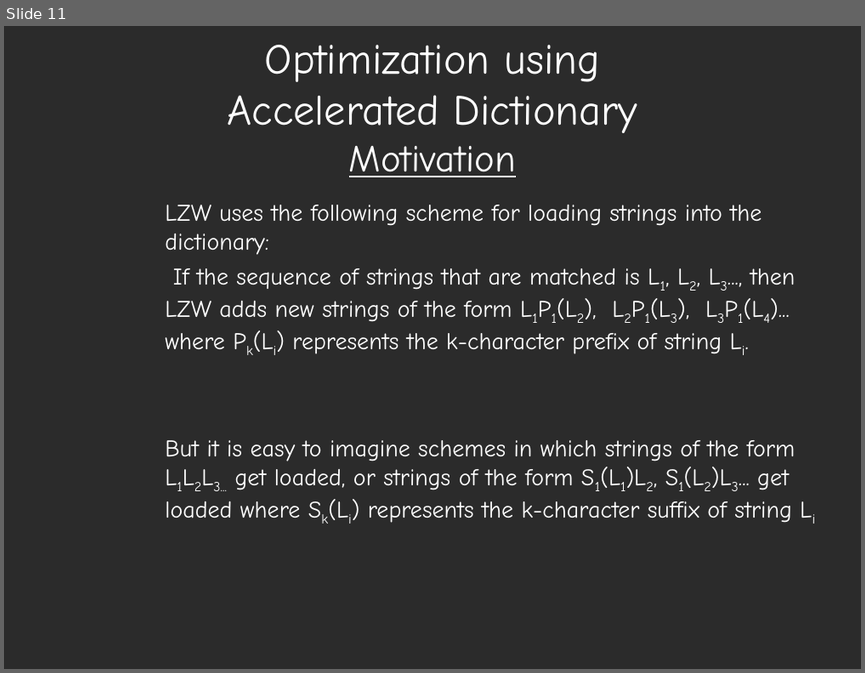
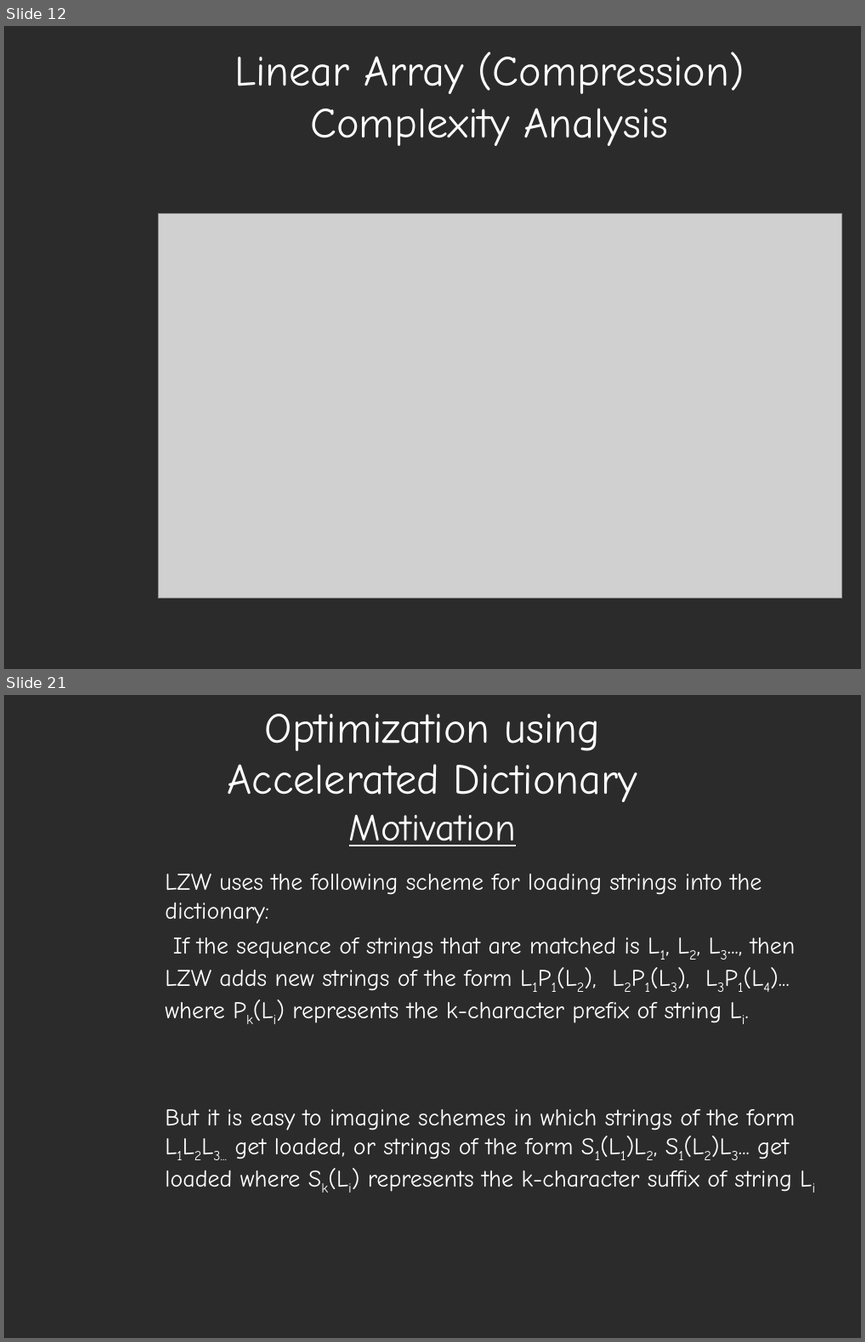
Before and after one commit to arushi-jain-27/LZW_Compression, a slide deck: LZW Presentation.ppt. Shown one above the other, each under a label of ours: slide 11 before the commit, slides 12 and 21 after it; the slides between them are not shown. The pictures are 865x673 and 865x1342 pixels, drawn with LibreOffice and Linux fonts; fonts in the diff are those of the drawing; grey boxes stand for pictures; background and template pictures are left out; a plain dark background stands for a picture behind light text. Boxes give left, top, right and bottom in pixels: in the first picture for what was removed or moved away, otherwise in the second. Text is boxed around its words. In the diff, an @@ line names an element or a change of style, - is before the commit and + after.

```diff
--- a/LZW Presentation.ppt
+++ b/LZW Presentation.ppt
@@ slide 12 added at [4,26,861,669], background picture (left out) @@
@@ title added at [234,52,744,146], 36 pt, text #FFFFFF @@
+Linear Array (Compression) Complexity Analysis
@@ picture added at [158,214,842,598] @@
@@ what was slide 11 is now slide 21 @@
```
Also in this commit, not shown: 5 slides changed, 10 other slides added.
